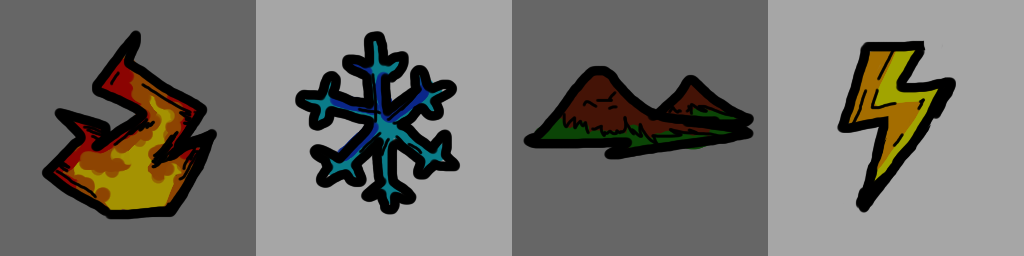
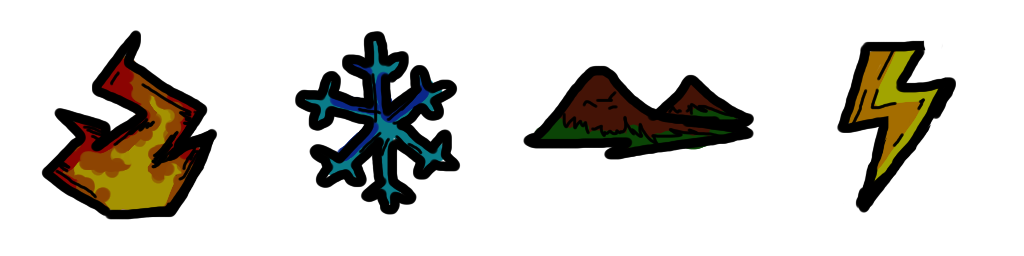
Two versions of the same layered image (1024x256). Layer-by-layer changes:
painted on "Paint Layer 2" over left=0, top=0, right=1024, bottom=256
hid "Paint Layer 1", painted on it over left=0, top=0, right=1024, bottom=256
